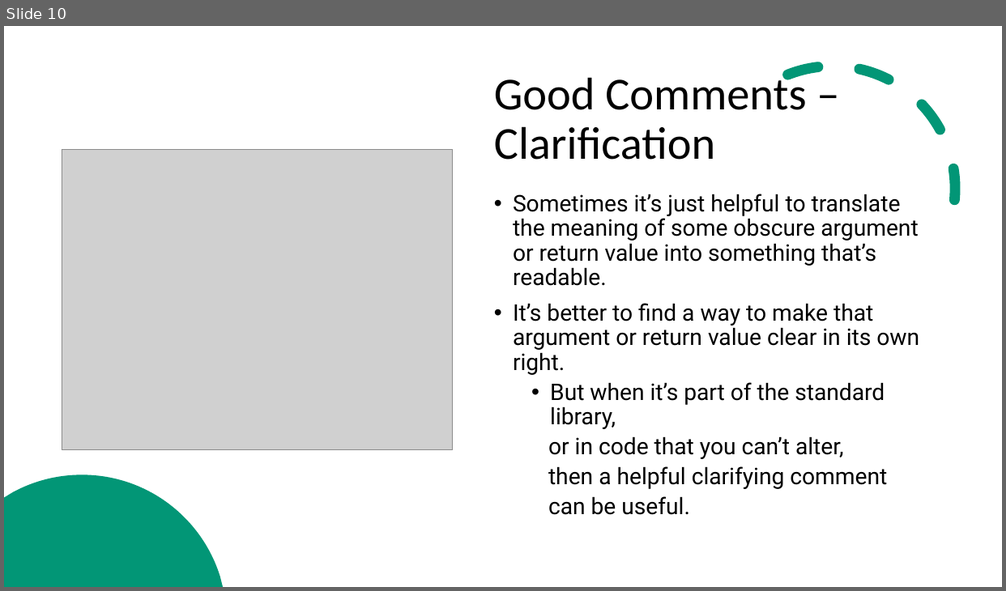
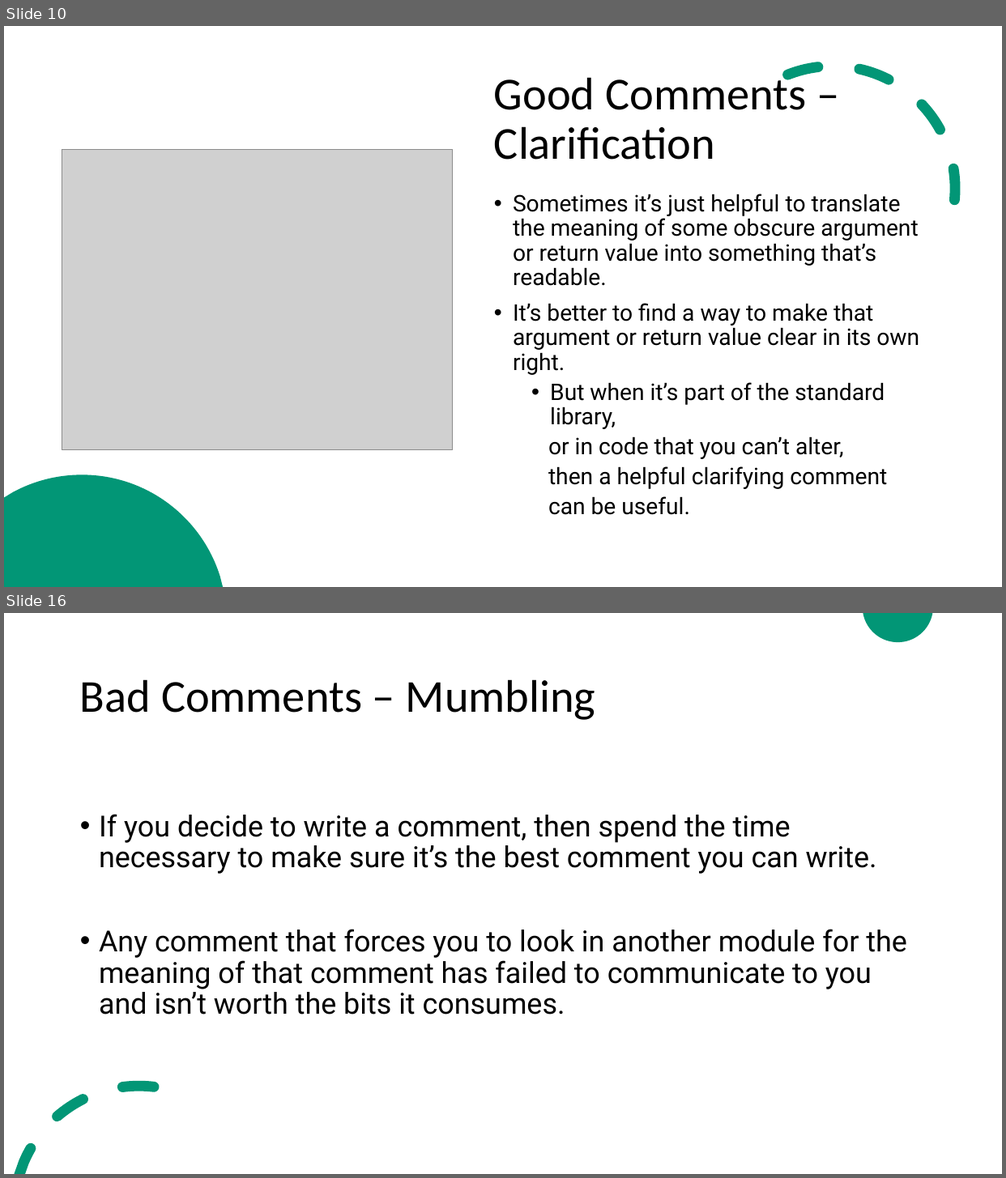
Before and after one commit to ZeinaZayed4/clean-code, a slide deck: Clean Code - Chapter 4.pptx. Shown one above the other, each under a label of ours: slide 10 before the commit, slides 10 and 16 after it; the slides between them are not shown. The pictures are 1006x591 and 1006x1178 pixels, drawn with LibreOffice and Linux fonts; fonts in the diff are those of the drawing; grey boxes stand for pictures. Boxes give left, top, right and bottom in pixels: in the first picture for what was removed or moved away, otherwise in the second. Text is boxed around its words. In the diff, an @@ line names an element or a change of style, - is before the commit and + after.

```diff
--- a/Clean Code - Chapter 4.pptx
+++ b/Clean Code - Chapter 4.pptx
@@ slide 16 added at (x1=4, y1=613, x2=1002, y2=1174), background #FFFFFF; not listed: 2 template elements that a slide beside it also shows @@
@@ title added at (x1=80, y1=679, x2=596, y2=720), 44 pt, text #000000 @@
+Bad Comments – Mumbling
@@ text added at (x1=99, y1=814, x2=907, y2=1015), 28 pt, text #000000 @@
+• If you decide to write a comment, then spend the time necessary to make sure it’s the best comment you can write.
+• Any comment that forces you to look in another module for the meaning of that comment has failed to communicate to you and isn’t worth the bits it consumes.
```
Also in this commit, not shown: 7 other slides added.
